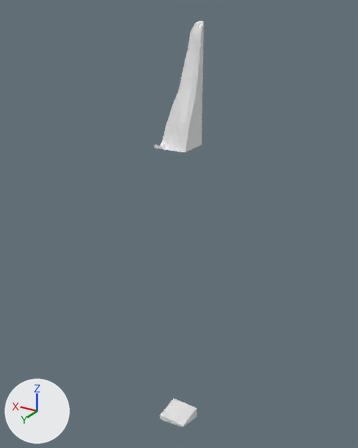
A saved change to the glTF model assets/terrain/surface_pieces/surf_12_7.glb.
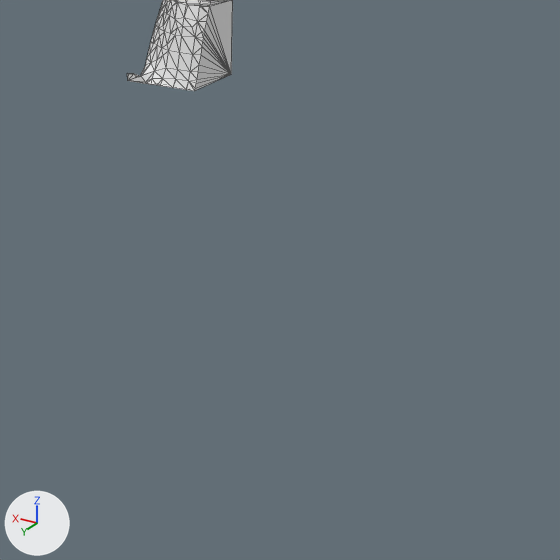
Each version appears first whole from a 50 mm lens placed at (-84.1, 133.2, 13.1), pointed at (-46.6, 70.7, -18.1), and next in a close-up on the part from 27% to 98% of the width and 25% to 82% of the height. The axes (+X, +Y, +Z) are drawn at lower left. The lights are the same throughout. The first two pictures are the older version. The close-ups show mesh edges as thin lines. Where no turn or scale is listed for an object, it has been applied to the vertices.

In view in the first close-up: 'layer_3' and 1 more.
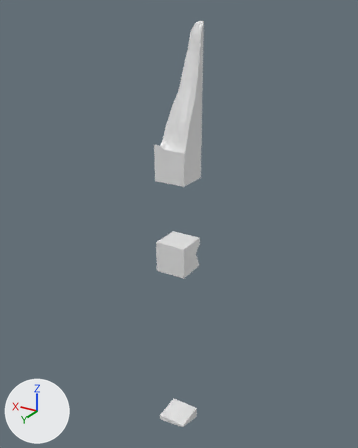
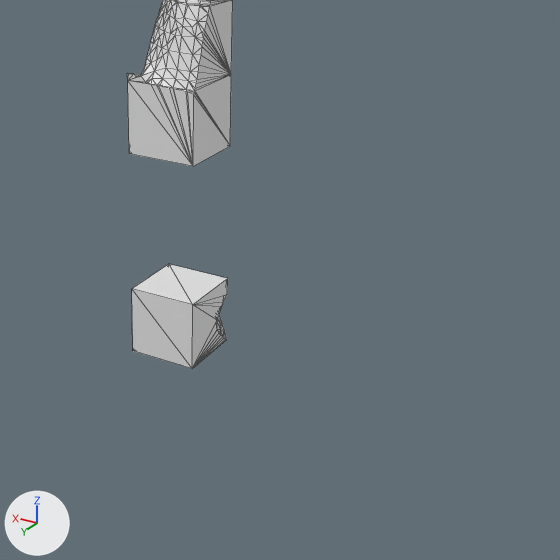
What changed in the scene script:
```text
Add me_layer_7:
    me_layer_7.from_pydata(...)  # 35 vertices, 66 faces; spans x -50.0..-45.0, y 70.0..75.0, z -25.0..-20.0
Add me_layer_4:
    me_layer_4.from_pydata(...)  # 31 vertices, 58 faces; spans x -50.0..-45.0, y 70.0..75.0, z -10.0..-5.0
Add ob_layer_7:
    ob_layer_7 = bpy.data.objects.new('layer_7', me_layer_7)
    ob_layer_7.location = (0.0, 0.0, 0.0)
Add ob_layer_4:
    ob_layer_4 = bpy.data.objects.new('layer_4', me_layer_4)
    ob_layer_4.location = (0.0, 0.0, 0.0)
```

Boxes (x1, y1, x2, y2) around the edits, measured in the close-ups (560 x 560 px):
'layer_7', added: after (132, 264, 228, 368)
'layer_4', added: after (128, 75, 231, 166)
